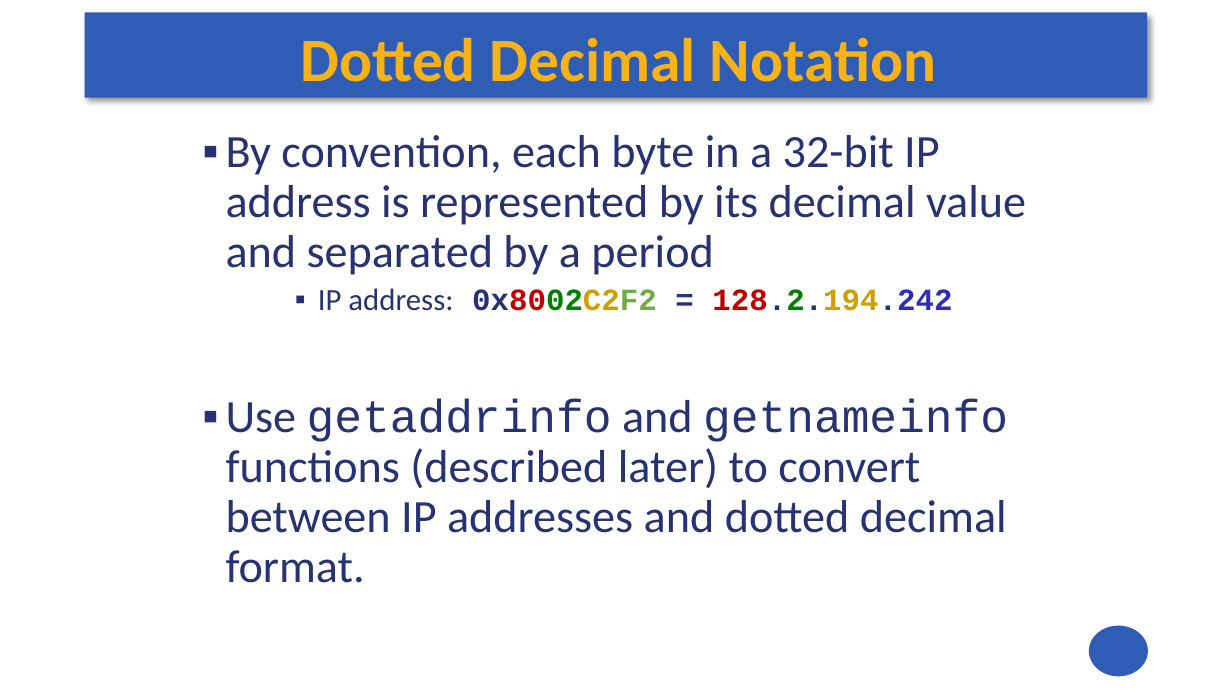
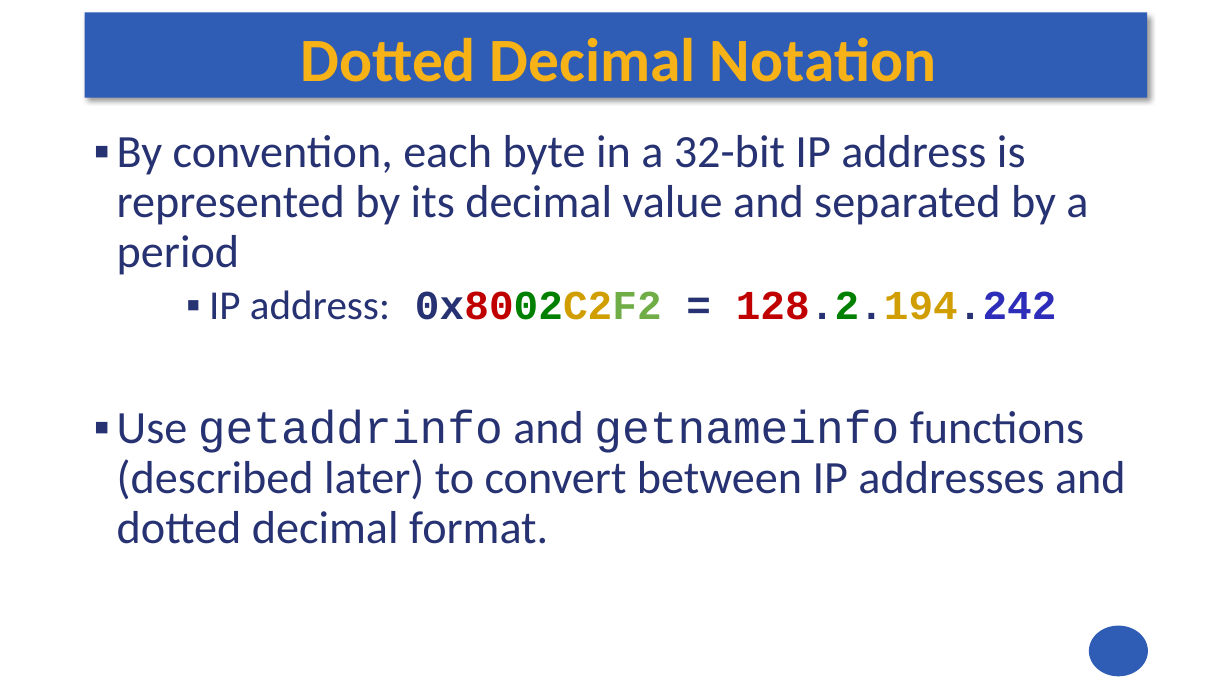
Before and after one commit to andrewt0301/hse-acos-course, a slide deck: slide 19 of docs/part2os/12_Networking/OS_Lecture_12.pptx. Drawn at 1232x693 pixels with LibreOffice and Linux fonts; fonts in the diff are those of the drawing. Boxes give left, top, right and bottom in pixels: in the first picture for what was removed or moved away, otherwise in the second. Text is boxed around its words. In the diff, an @@ line names an element or a change of style, - is before the commit and + after.

```diff
--- a/docs/part2os/12_Networking/OS_Lecture_12.pptx
+++ b/docs/part2os/12_Networking/OS_Lecture_12.pptx
@@ text "By convention, each byte in ...": place and size @@
-text "By convention, each byte in ..." at [226, 135, 1026, 583]
+text "By convention, each byte in ..." at [117, 135, 1126, 544]
@@ text at [209, 290, 1057, 320]: size 24 to 32 pt in "IP address: 0x8002C2F2 = 128.2.194.242" @@
```
Also in this commit, not shown: 12 other slides changed, 1 slide added, 1 other file.
